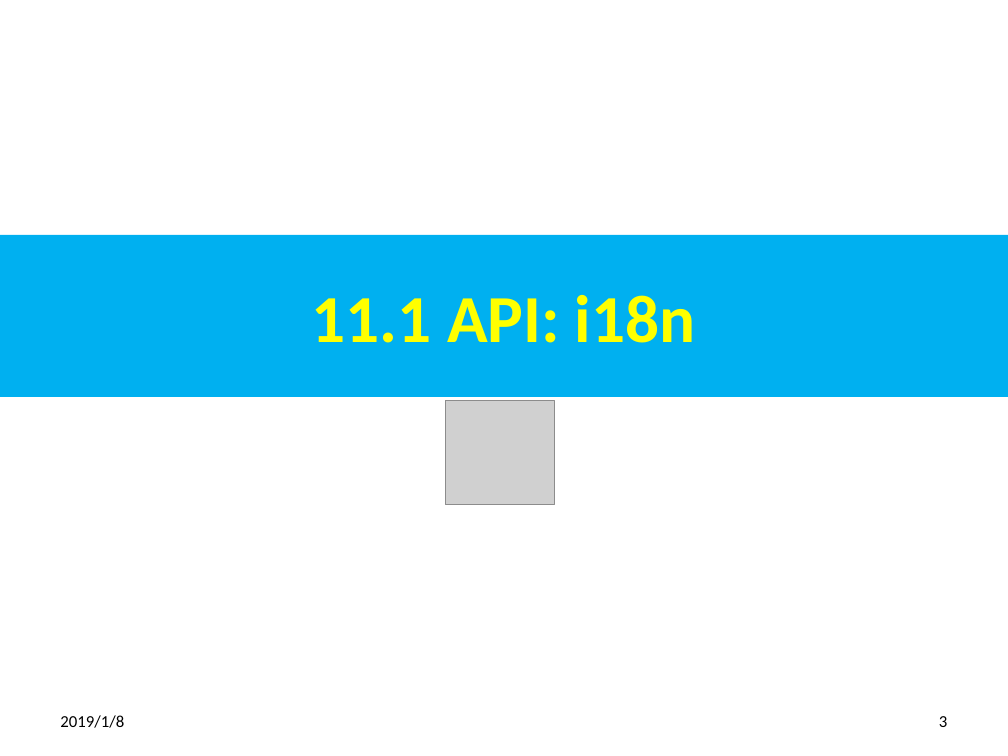
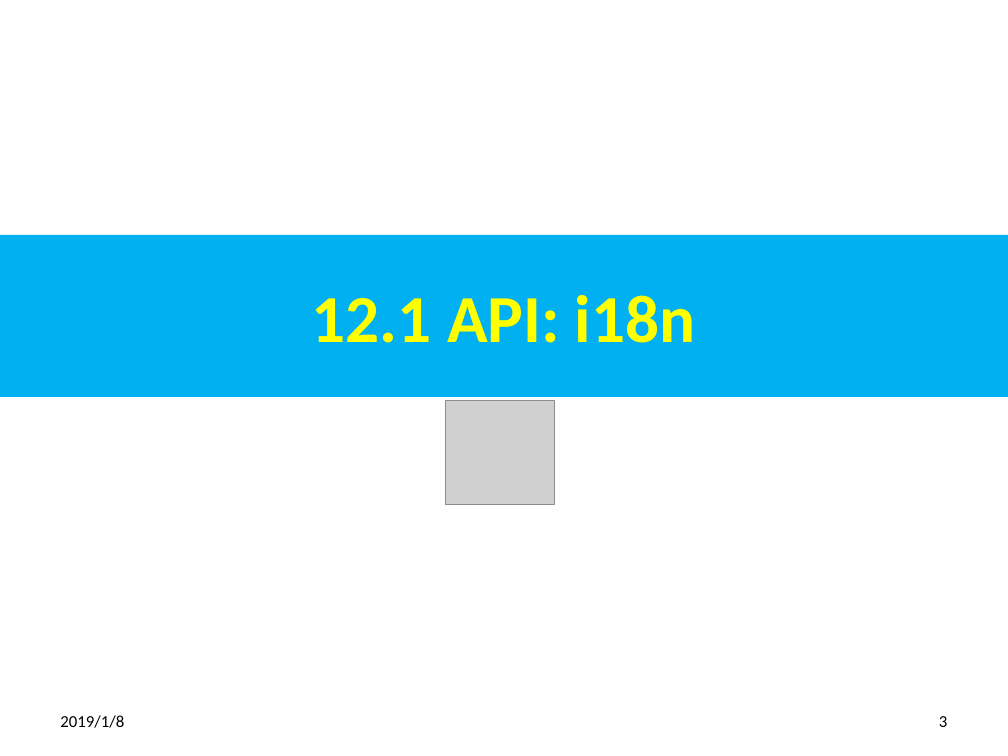
Before and after one commit to peterhchen/100-jasper-report-api-6.7.0, a slide deck: slide 3 of 15_Ch12_API_i.pptx. Drawn at 1008x756 pixels with LibreOffice and Linux fonts; fonts in the diff are those of the drawing; grey boxes stand for pictures. Boxes give left, top, right and bottom in pixels: in the first picture for what was removed or moved away, otherwise in the second. Text is boxed around its words. In the diff, an @@ line names an element or a change of style, - is before the commit and + after.

```diff
--- a/15_Ch12_API_i.pptx
+++ b/15_Ch12_API_i.pptx
@@ title at box(312, 295, 695, 343): text changed @@
-11.1 API: i18n
+12.1 API: i18n
```
Also in this commit, not shown: 5 other slides changed, 1 other file.
